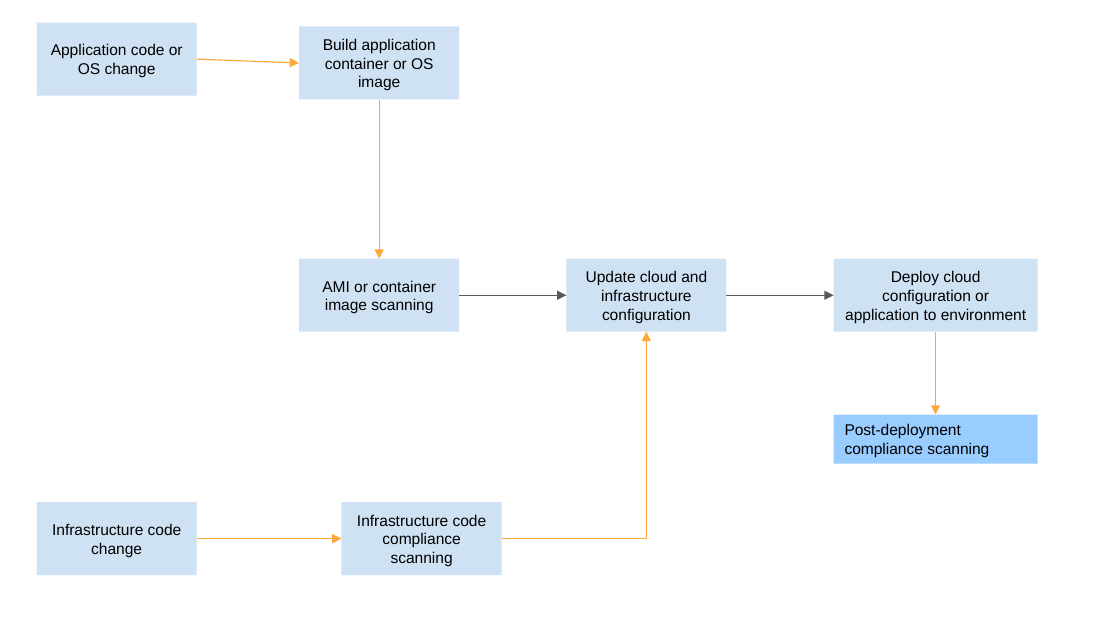
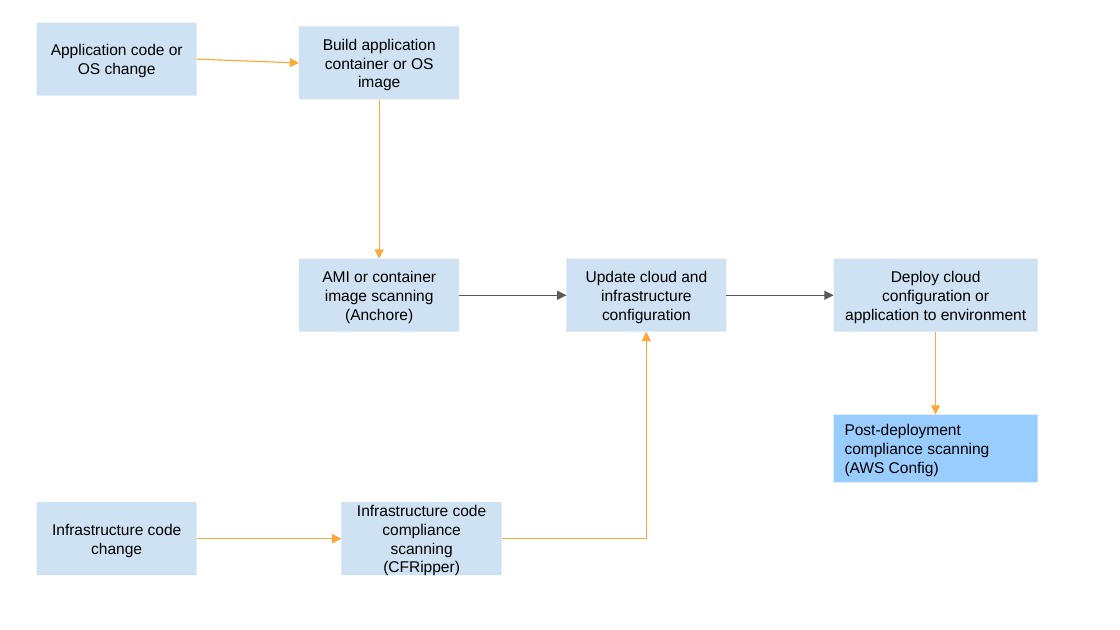
Before and after one commit to mageshcs/project3, a slide deck: slide 1 of DevOpsPipeline.pptx. Drawn at 1120x630 pixels with LibreOffice and Linux fonts; fonts in the diff are those of the drawing. Boxes give left, top, right and bottom in pixels: in the first picture for what was removed or moved away, otherwise in the second. Text is boxed around its words. In the diff, an @@ line names an element or a change of style, - is before the commit and + after.

```diff
--- a/DevOpsPipeline.pptx
+++ b/DevOpsPipeline.pptx
@@ text in rectangle at box(322, 270, 436, 323): text changed @@
-AMI or container image scanning
+AMI or container image scanning (Anchore)
@@ rectangle "Post-deployment compliance scanning (AWS Config)": place and size @@
-rectangle "Post-deployment compliance scanning (AWS Config)" at box(833, 414, 1037, 464)
+rectangle "Post-deployment compliance scanning (AWS Config)" at box(833, 414, 1037, 483)
@@ text in rectangle at box(845, 423, 989, 476): text changed @@
-Post-deployment compliance scanning
+Post-deployment compliance scanning (AWS Config)
@@ text in rectangle at box(357, 504, 487, 576): text changed @@
-Infrastructure code compliance scanning
+Infrastructure code compliance scanning (CFRipper)
```
Also in this commit, not shown: 3 other files.
